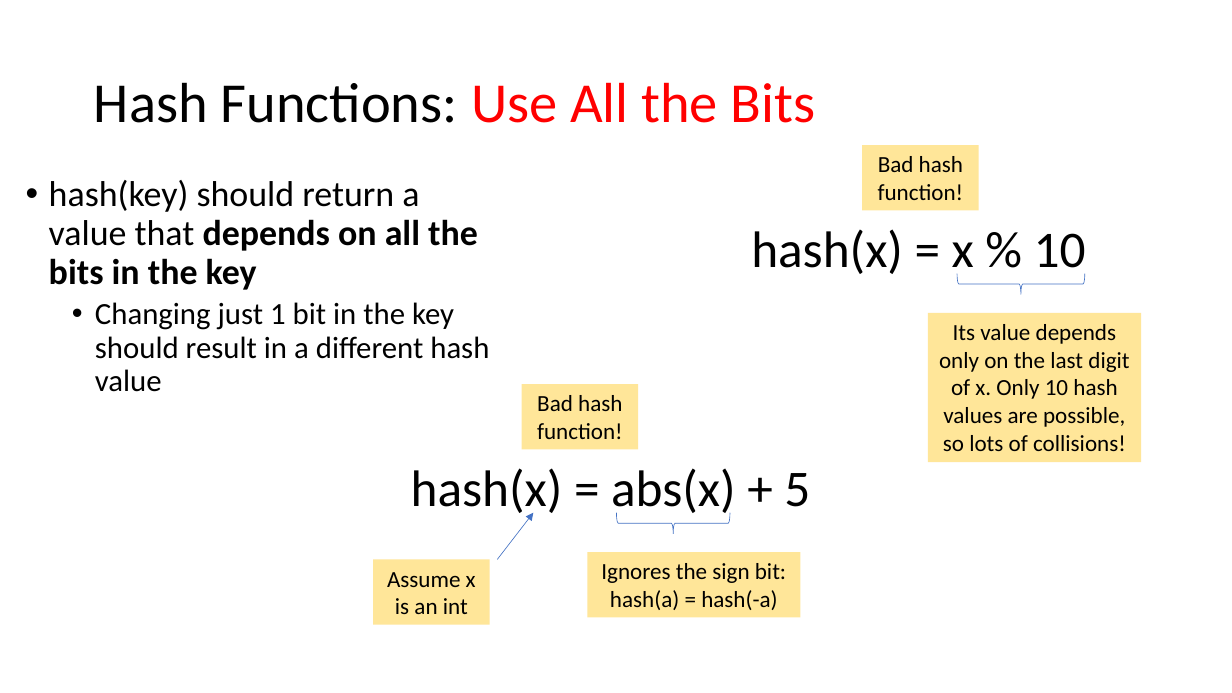
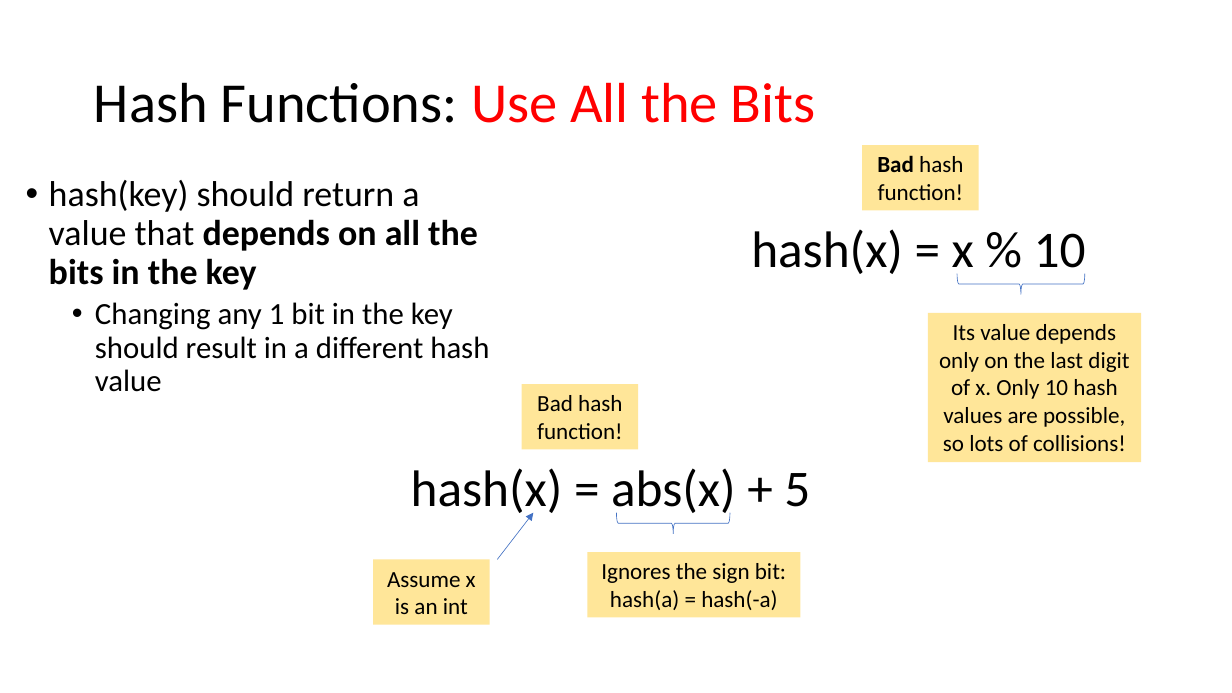
Before and after one commit to tjd1234/cmpt225fall2023, a slide deck: slide 34 of lecture_notes/week8/week8_maps_and_hashing.pptx. Drawn at 1232x693 pixels with LibreOffice and Linux fonts; fonts in the diff are those of the drawing. Boxes give left, top, right and bottom in pixels: in the first picture for what was removed or moved away, otherwise in the second. Text is boxed around its words. In the diff, an @@ line names an element or a change of style, - is before the commit and + after.

```diff
--- a/lecture_notes/week8/week8_maps_and_hashing.pptx
+++ b/lecture_notes/week8/week8_maps_and_hashing.pptx
@@ rectangle "Bad hash function!" at bbox=[862, 145, 979, 211]: bold on in "Bad" @@
@@ text at bbox=[95, 302, 489, 392]: text changed @@
-  • Changing just 1 bit in the key should result in a different hash value
+  • Changing any 1 bit in the key should result in a different hash value
```
Also in this commit, not shown: 16 other slides changed, 1 other file.
